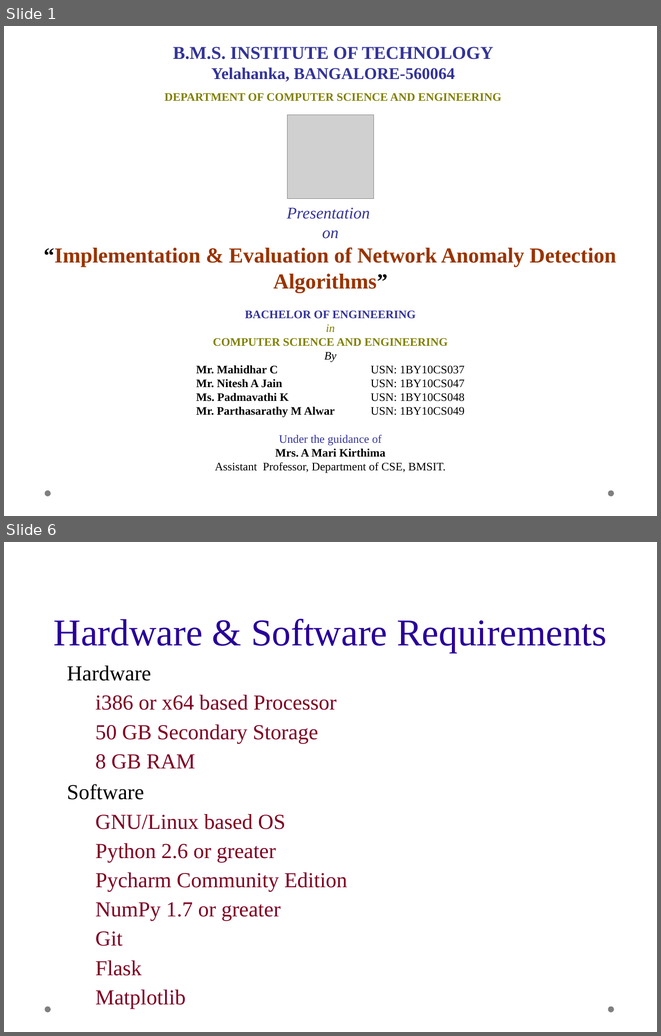
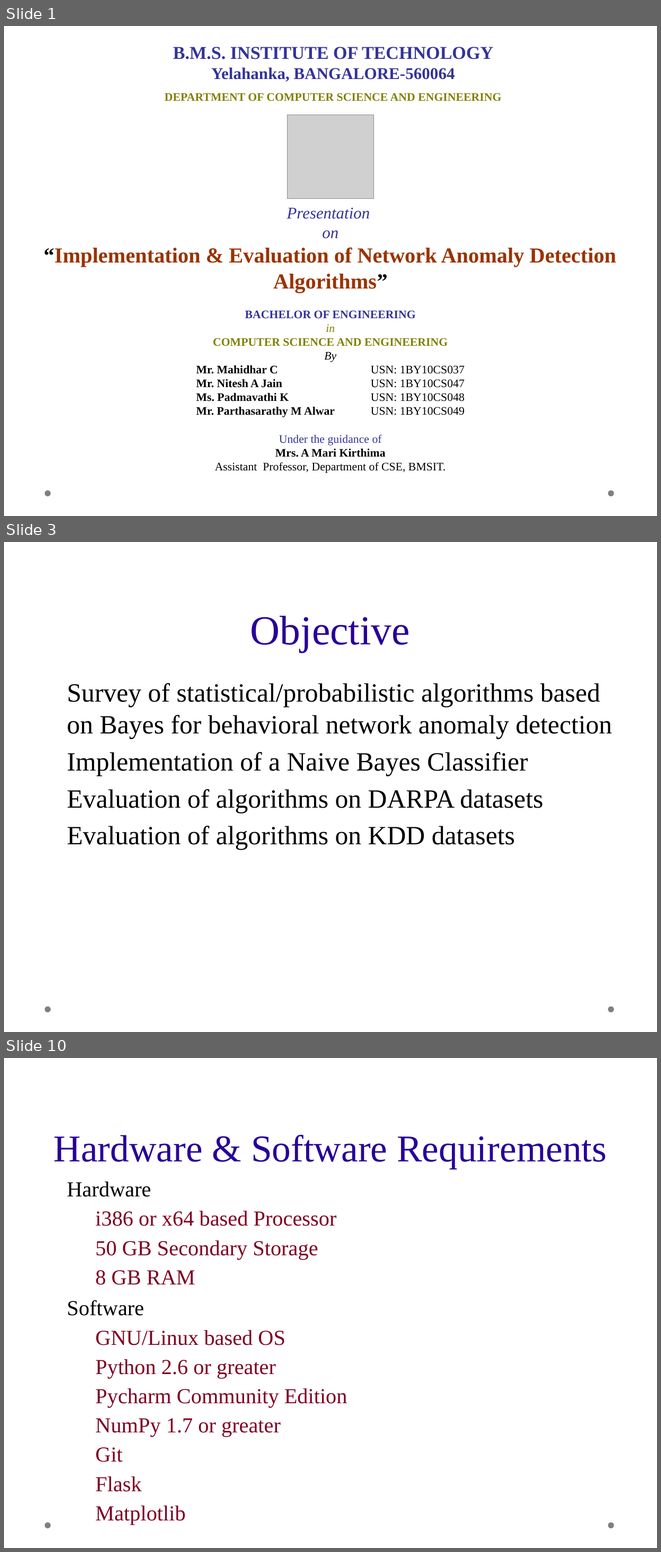
Before and after one commit to mahidharc/drdo.ids, a slide deck: presentation.odp. Shown one above the other, each under a label of ours: slides 1 and 6 before the commit, slides 1, 3 and 10 after it; the slides between them are not shown. The pictures are 661x1036 and 661x1552 pixels, drawn with LibreOffice and Linux fonts; fonts in the diff are those of the drawing; grey boxes stand for pictures; background and template pictures are left out. Boxes give left, top, right and bottom in pixels: in the first picture for what was removed or moved away, otherwise in the second. Text is boxed around its words. In the diff, an @@ line names an element or a change of style, - is before the commit and + after.

```diff
--- a/presentation.odp
+++ b/presentation.odp
@@ slide 3 added at bbox=[4, 542, 657, 1032], background picture (left out); not listed: 2 template elements that a slide beside it also shows @@
@@ title added at bbox=[250, 616, 410, 653], 50 pt, text #280099 @@
+Objective
@@ text added at bbox=[67, 683, 612, 850], 32 pt, text #000000 @@
+◆ Survey of statistical/probabilistic algorithms based on Bayes for behavioral network anomaly detection
+◆ Implementation of a Naive Bayes Classifier
+◆ Evaluation of algorithms on DARPA datasets
+◆ Evaluation of algorithms on KDD datasets
@@ what was slide 6 is now slide 10 @@
```
Also in this commit, not shown: 4 slides changed, 16 other slides added, 3 slides removed.
